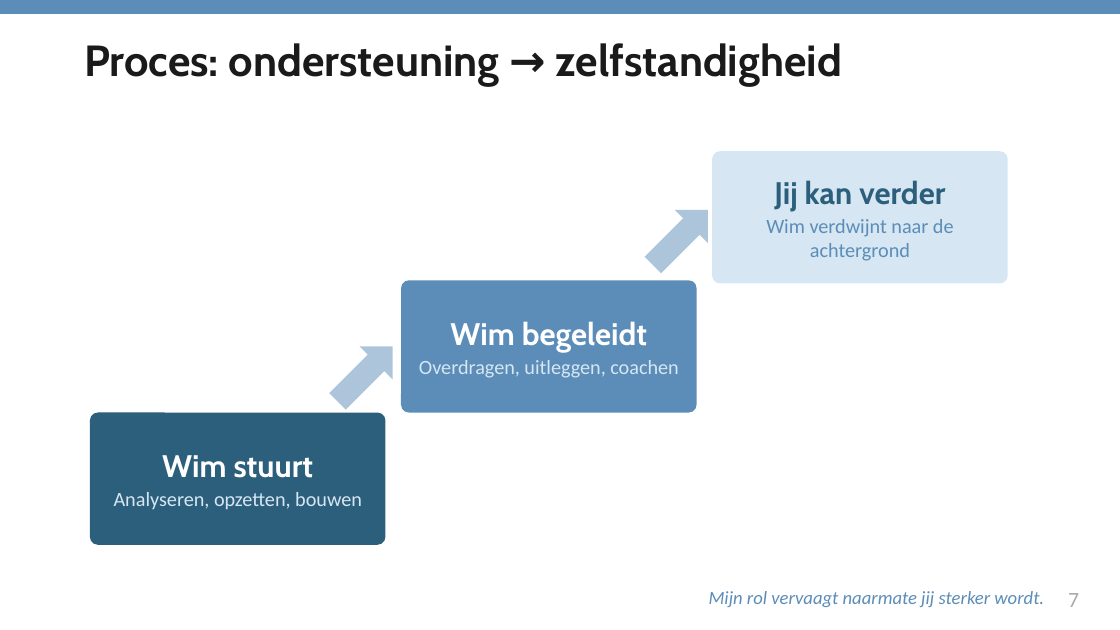
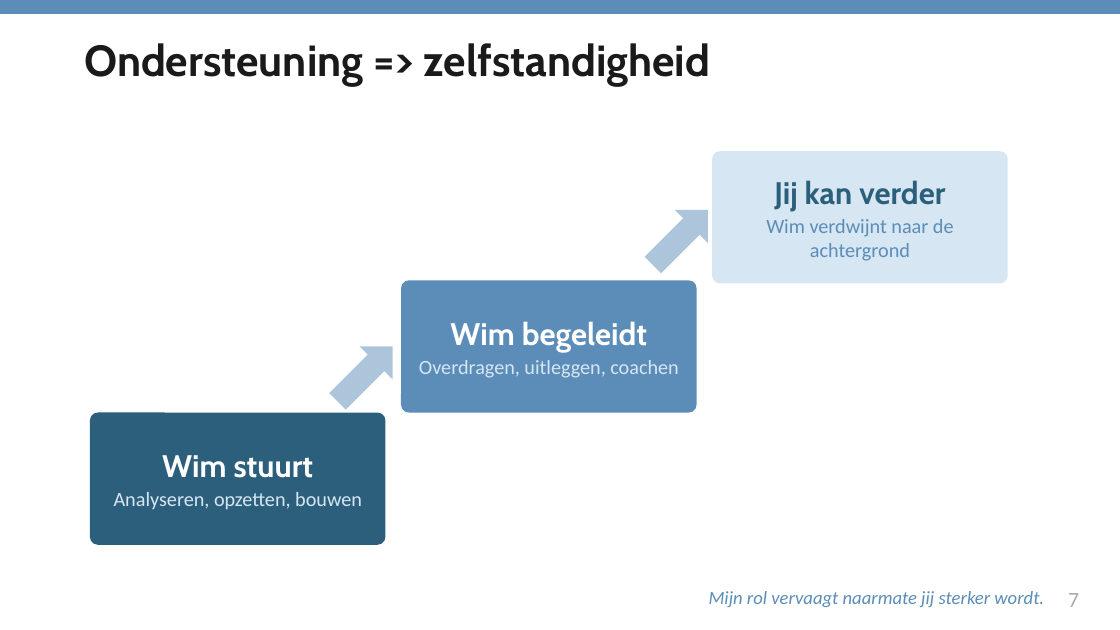
Before and after one commit to wimpierson/wim-claude-context, a slide deck: slide 9 of WWWim_Propositie.pptx (slide 12 before the commit). Drawn at 1120x630 pixels with LibreOffice and Linux fonts; fonts in the diff are those of the drawing. Boxes give left, top, right and bottom in pixels: in the first picture for what was removed or moved away, otherwise in the second. Text is boxed around its words. In the diff, an @@ line names an element or a change of style, - is before the commit and + after.

```diff
--- a/WWWim_Propositie.pptx
+++ b/WWWim_Propositie.pptx
@@ text at bbox=[84, 43, 710, 87]: text changed @@
-Proces: ondersteuning → zelfstandigheid
+Ondersteuning => zelfstandigheid
```
Also in this commit, not shown: 12 other slides changed, 1 slide added.
